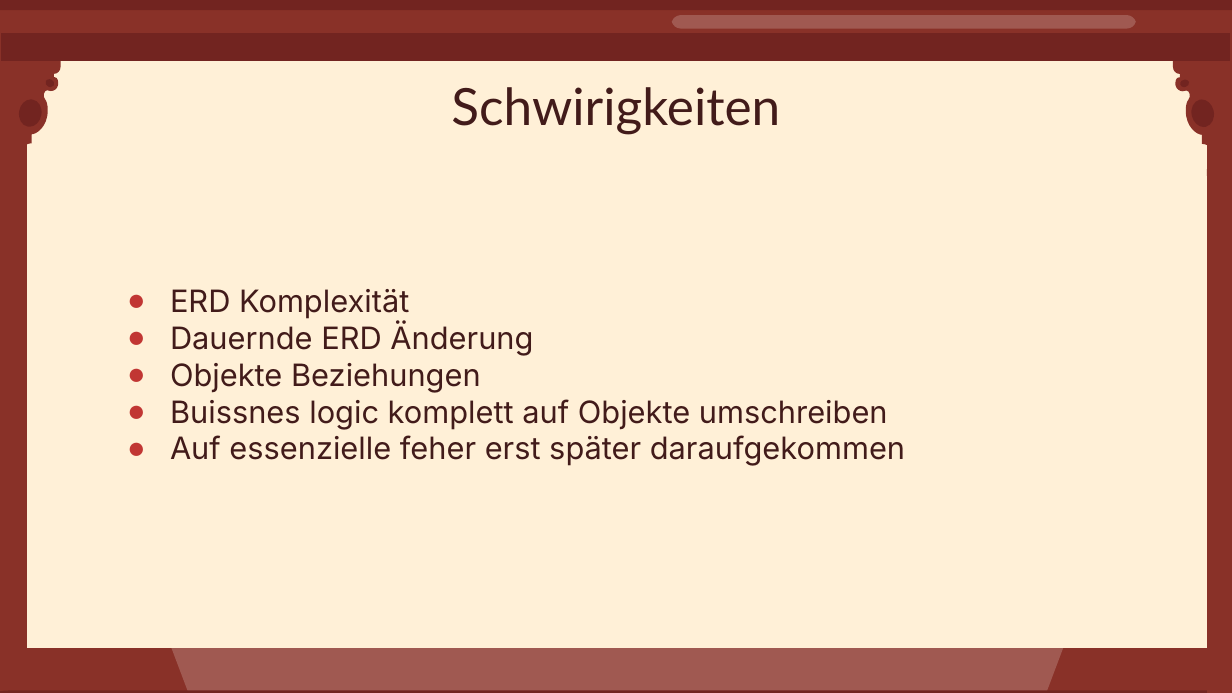
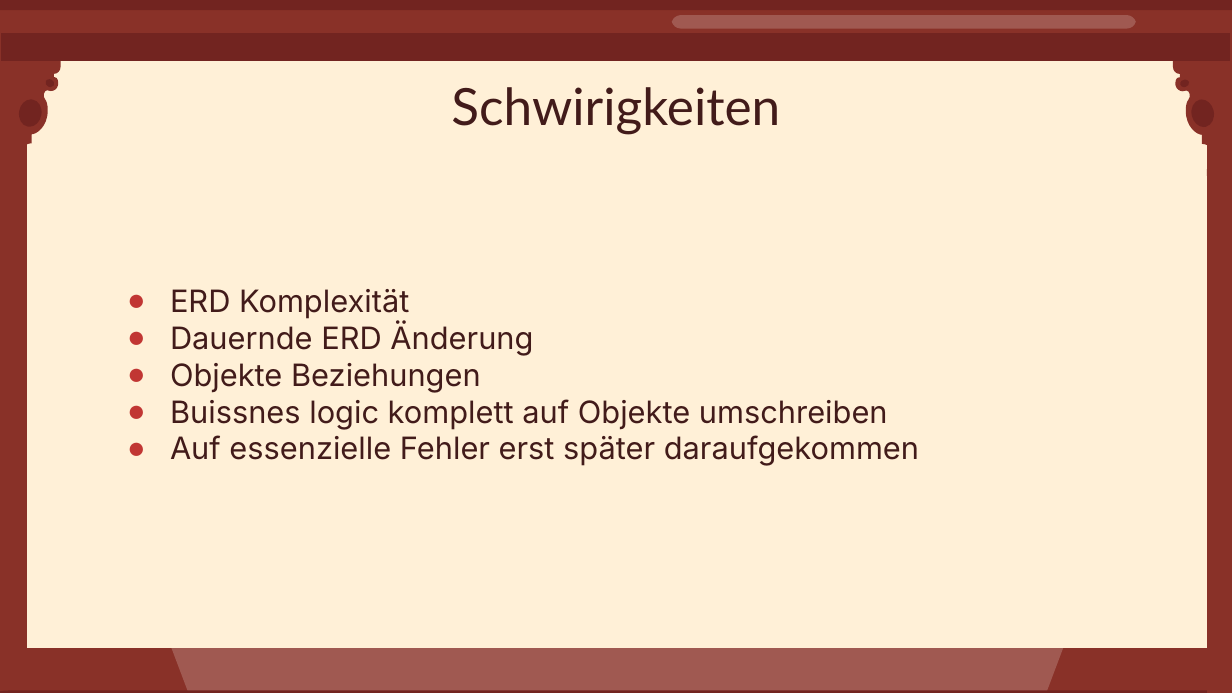
Before and after one commit to Zeno-Paukner/JPALibraryManager, a slide deck: slide 20 of docs/First_Chapter_End_Presentation.pptx (slide 19 before the commit). Drawn at 1232x693 pixels with LibreOffice and Linux fonts; fonts in the diff are those of the drawing. Boxes give left, top, right and bottom in pixels: in the first picture for what was removed or moved away, otherwise in the second. Text is boxed around its words. In the diff, an @@ line names an element or a change of style, - is before the commit and + after.

Commit message:
typo

```diff
--- a/docs/First_Chapter_End_Presentation.pptx
+++ b/docs/First_Chapter_End_Presentation.pptx
@@ subtitle at <box>170,435,919,466</box>: text changed @@
-● Auf essenzielle feher erst später daraufgekommen
+● Auf essenzielle Fehler erst später daraufgekommen
```
Also in this commit, not shown: 6 other slides changed, 4 slides added.
